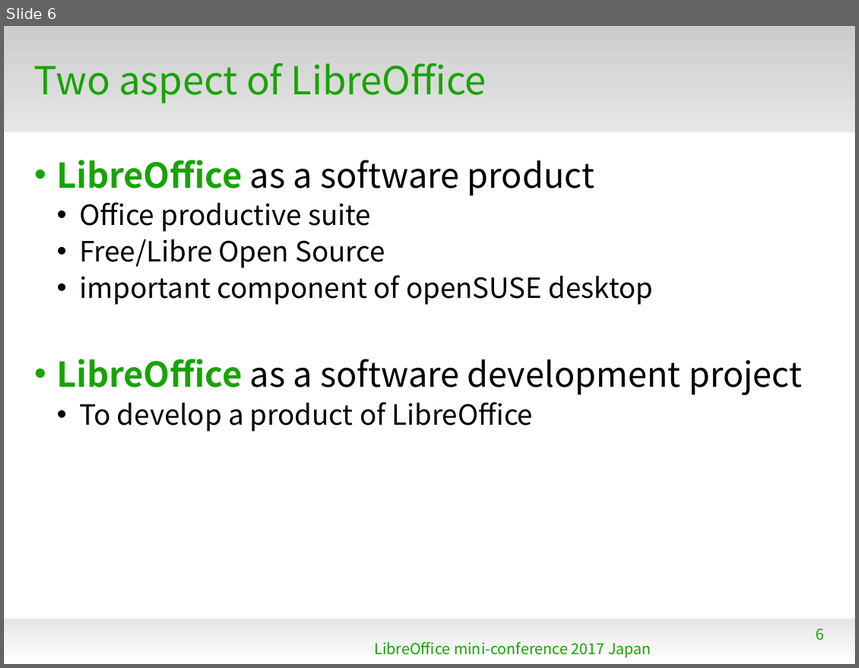
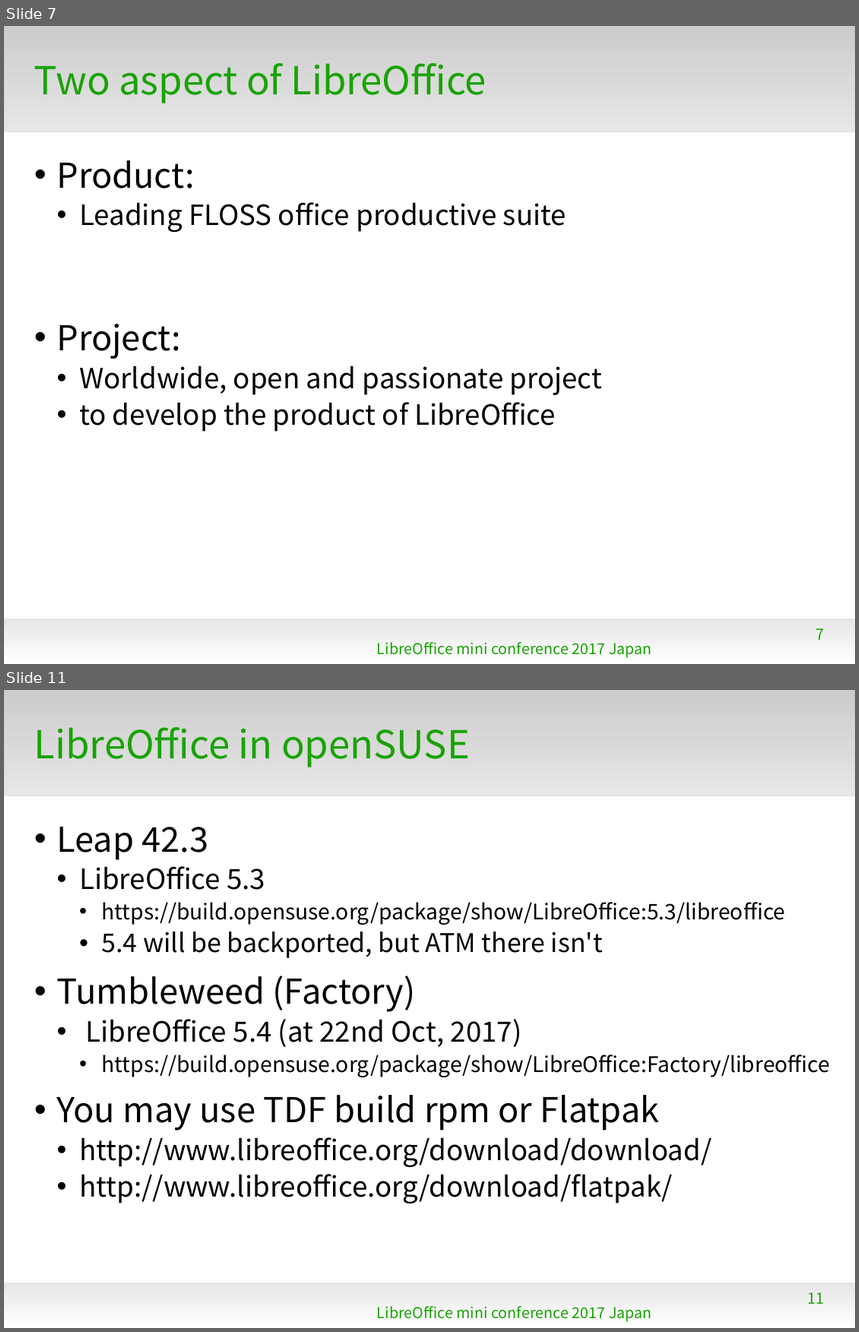
Before and after one commit to naruoga/KantoLibreOffice, a slide deck: others/LibOminiconf2017-MixingBowlCulture.odp. Shown one above the other, each under a label of ours: slide 6 before the commit, slides 7 and 11 after it; the slides between them are not shown. The pictures are 859x668 and 859x1332 pixels, drawn with LibreOffice and Linux fonts; fonts in the diff are those of the drawing; background and template pictures are left out. Boxes give left, top, right and bottom in pixels: in the first picture for what was removed or moved away, otherwise in the second. Text is boxed around its words. In the diff, an @@ line names an element or a change of style, - is before the commit and + after.

```diff
--- a/others/LibOminiconf2017-MixingBowlCulture.odp
+++ b/others/LibOminiconf2017-MixingBowlCulture.odp
@@ slide 11 added at (x1=4, y1=690, x2=855, y2=1328), background #FFFFFF; not listed: 2 template elements that a slide beside it also shows @@
@@ title added at (x1=34, y1=727, x2=470, y2=768), 36 pt, text #18A303 @@
+LibreOffice in openSUSE
@@ text added at (x1=57, y1=827, x2=830, y2=1204), 20 pt, text #000000 @@
+• Leap 42.3
+  • LibreOffice 5.3
+    • https://build.opensuse.org/package/show/LibreOffice:5.3/libreoffice
+    • 5.4 will be backported, but ATM there isn't
+• Tumbleweed (Factory)
+  • LibreOffice 5.4 (at 22nd Oct, 2017)
+    • https://build.opensuse.org/package/show/LibreOffice:Factory/libreoffice
+• You may use TDF build rpm or Flatpak
+  • http://www.libreoffice.org/download/download/
+  • http://www.libreoffice.org/download/flatpak/
@@ page number added at (x1=808, y1=1293, x2=825, y2=1304), 14 pt, text #18A303 @@
+11
@@ text added at (x1=377, y1=1306, x2=652, y2=1322), 14 pt, text #18A303 @@
+LibreOffice mini conference 2017 Japan
@@ what was slide 6 is now slide 7 @@
@@ slide 7 changed as well @@
@@ text at (x1=57, y1=161, x2=602, y2=432): text changed @@
-• LibreOffice as a software product
-  • Office productive suite
-  • Free/Libre Open Source
-  • important component of openSUSE desktop
-• LibreOffice as a software development project
-  • To develop a product of LibreOffice
+• Product:
+  • Leading FLOSS office productive suite
+• Project:
+  • Worldwide, open and passionate project
+  • to develop the product of LibreOffice
@@ page number at (x1=816, y1=629, x2=825, y2=640): text changed @@
-6
+7
@@ text at (x1=377, y1=642, x2=652, y2=658): text changed @@
-LibreOffice mini-conference 2017 Japan
+LibreOffice mini conference 2017 Japan
```
Also in this commit, not shown: 6 other slides changed, 32 other slides added, 2 slides removed, 1 other file.
